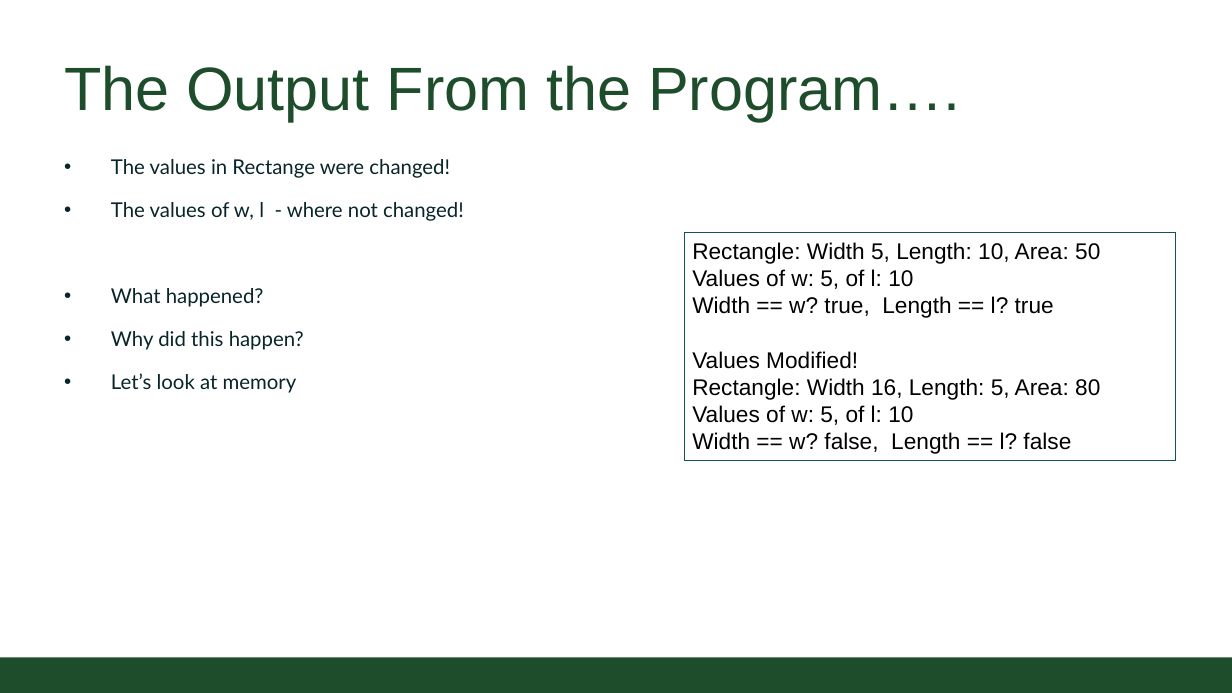
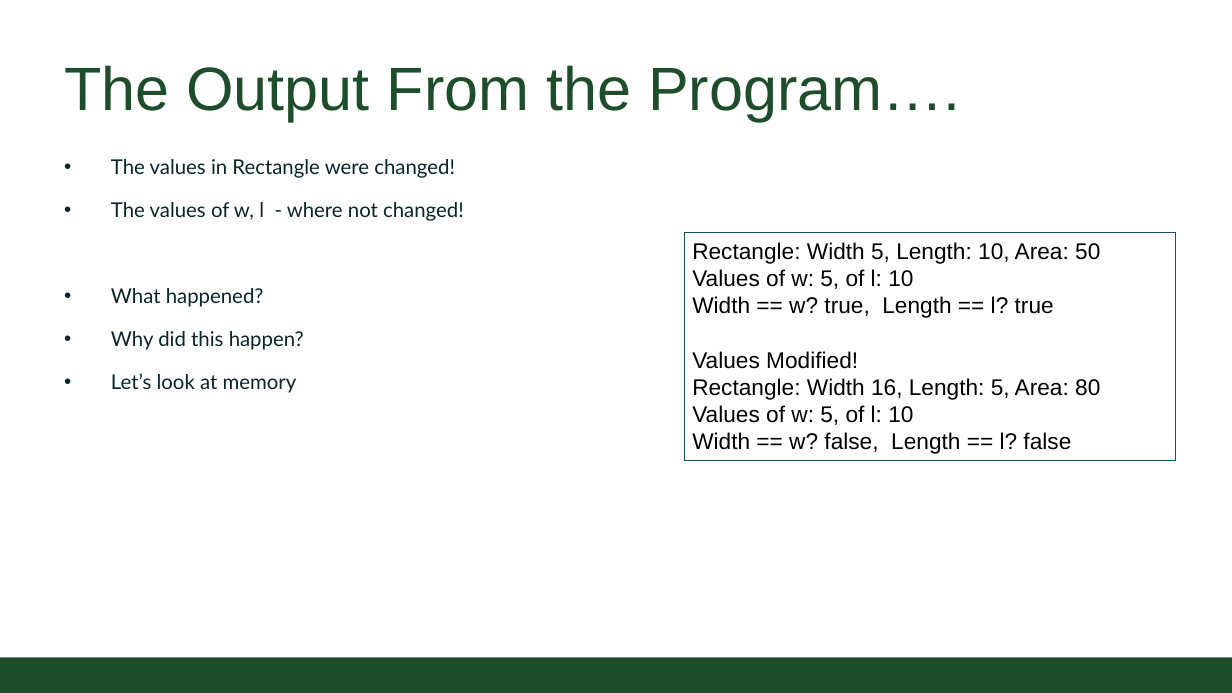
Before and after one commit to CSU-CompSci-CS163-4/Handouts, a slide deck: slide 11 of slides/On-Campus/06_03_MoreMethods.pptx. Drawn at 1232x693 pixels with LibreOffice and Linux fonts; fonts in the diff are those of the drawing; background and template pictures are left out. Boxes give left, top, right and bottom in pixels: in the first picture for what was removed or moved away, otherwise in the second. Text is boxed around its words. In the diff, an @@ line names an element or a change of style, - is before the commit and + after.

```diff
--- a/slides/On-Campus/06_03_MoreMethods.pptx
+++ b/slides/On-Campus/06_03_MoreMethods.pptx
@@ text at (x1=111, y1=159, x2=455, y2=178): text changed @@
-• The values in Rectange were changed!
+• The values in Rectangle were changed!
```
Also in this commit, not shown: 1 other file.
